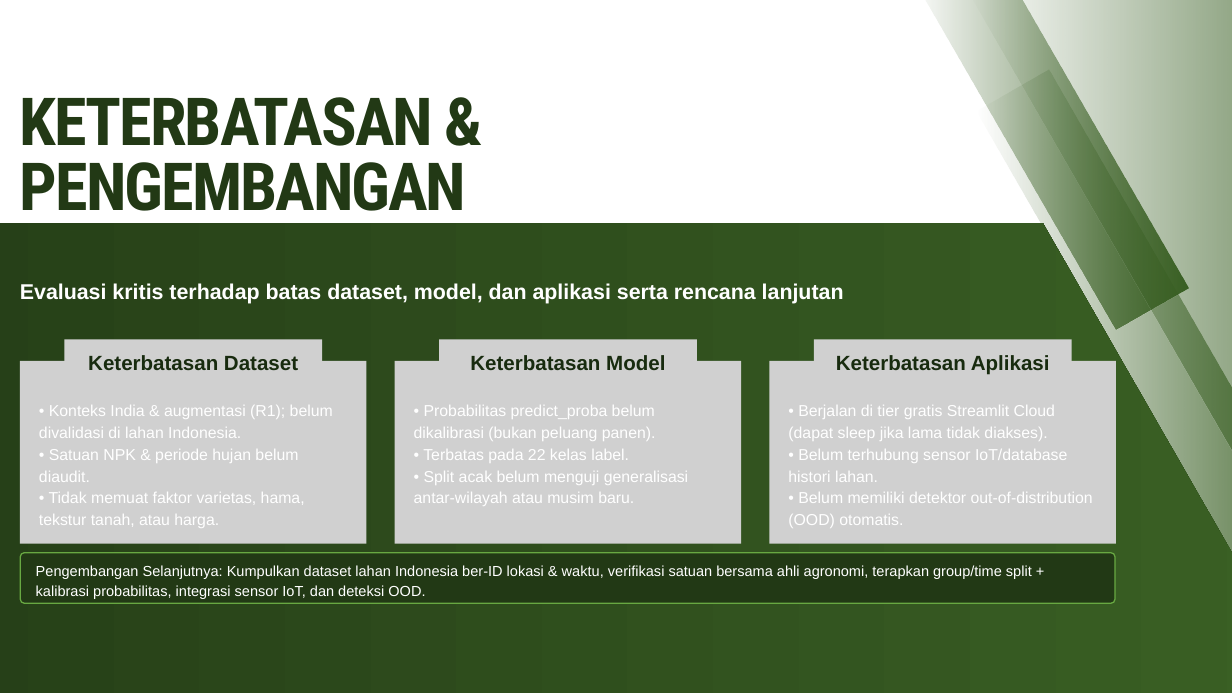
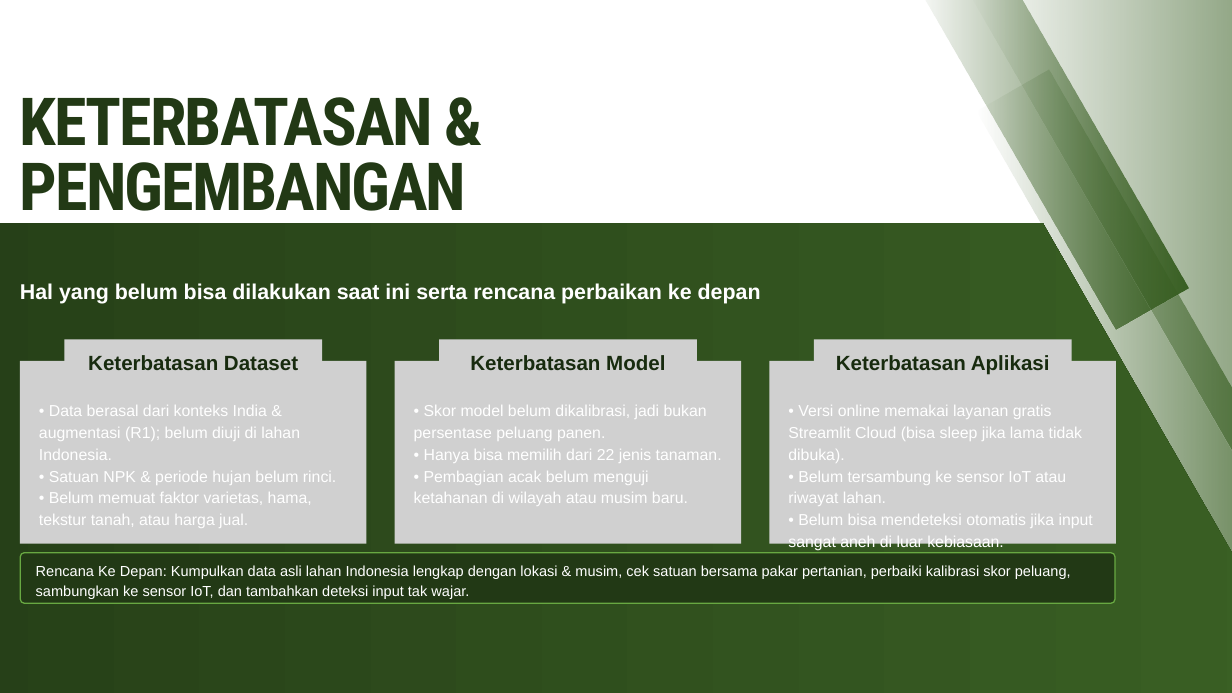
Before and after one commit to mikhailazka-dotcom/ML2026_TEK1302_Kelompok7_TunasMatch, a slide deck: slide 19 of presentation/Laporan_Proyek_Tanaman.pptx. Drawn at 1232x693 pixels with LibreOffice and Linux fonts; fonts in the diff are those of the drawing; grey boxes stand for pictures. Boxes give left, top, right and bottom in pixels: in the first picture for what was removed or moved away, otherwise in the second. Text is boxed around its words. In the diff, an @@ line names an element or a change of style, - is before the commit and + after.

```diff
--- a/presentation/Laporan_Proyek_Tanaman.pptx
+++ b/presentation/Laporan_Proyek_Tanaman.pptx
@@ text at <box>20,283,761,304</box>: text changed @@
-Evaluasi kritis terhadap batas dataset, model, dan aplikasi serta rencana lanjutan
+Hal yang belum bisa dilakukan saat ini serta rencana perbaikan ke depan
@@ text at <box>39,405,336,528</box>: text changed @@
-• Konteks India & augmentasi (R1); belum divalidasi di lahan Indonesia.
-• Satuan NPK & periode hujan belum diaudit.
-• Tidak memuat faktor varietas, hama, tekstur tanah, atau harga.
+• Data berasal dari konteks India & augmentasi (R1); belum diuji di lahan Indonesia.
+• Satuan NPK & periode hujan belum rinci.
+• Belum memuat faktor varietas, hama, tekstur tanah, atau harga jual.
@@ text at <box>414,405,722,506</box>: text changed @@
-• Probabilitas predict_proba belum dikalibrasi (bukan peluang panen).
-• Terbatas pada 22 kelas label.
-• Split acak belum menguji generalisasi antar-wilayah atau musim baru.
+• Skor model belum dikalibrasi, jadi bukan persentase peluang panen.
+• Hanya bisa memilih dari 22 jenis tanaman.
+• Pembagian acak belum menguji ketahanan di wilayah atau musim baru.
@@ text at <box>788,405,1093,551</box>: text changed @@
-• Berjalan di tier gratis Streamlit Cloud (dapat sleep jika lama tidak diakses).
-• Belum terhubung sensor IoT/database histori lahan.
-• Belum memiliki detektor out-of-distribution (OOD) otomatis.
+• Versi online memakai layanan gratis Streamlit Cloud (bisa sleep jika lama tidak dibuka).
+• Belum tersambung ke sensor IoT atau riwayat lahan.
+• Belum bisa mendeteksi otomatis jika input sangat aneh di luar kebiasaan.
@@ text at <box>36,565,1071,599</box>: text changed @@
-Pengembangan Selanjutnya: Kumpulkan dataset lahan Indonesia ber-ID lokasi & waktu, verifikasi satuan bersama ahli agronomi, terapkan group/time split + kalibrasi probabilitas, integrasi sensor IoT, dan deteksi OOD.
+Rencana Ke Depan: Kumpulkan data asli lahan Indonesia lengkap dengan lokasi & musim, cek satuan bersama pakar pertanian, perbaiki kalibrasi skor peluang, sambungkan ke sensor IoT, dan tambahkan deteksi input tak wajar.
```
Also in this commit, not shown: 16 other slides changed, 5 other files.
